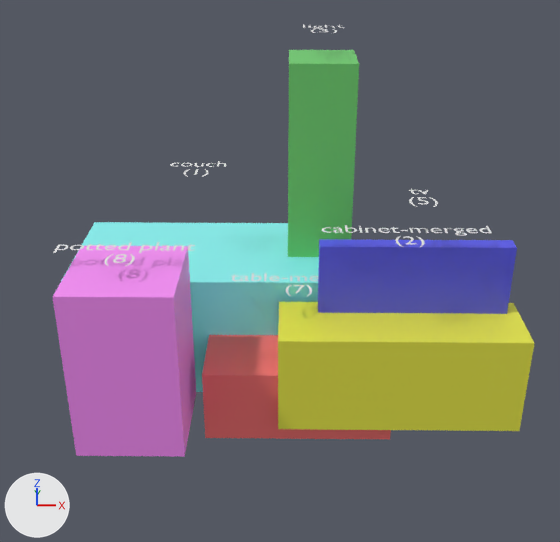
Renders of the Blender file inference/modules/output/reconstruction.blend from each side of a commit.
Camera for both pictures: a 50 mm camera at (0.05, -2.55, 2.32) aimed at (0.0, 1.38, 0.34). The axes (+X, +Y, +Z) are drawn at lower left. The lights are the same throughout. The older version comes first.

The scene before the commit, as lines of its bpy script (objects in view):
```python
ob_cabinet_merged_2 = bpy.data.objects.new('cabinet-merged_2', me_cube_001)
ob_cabinet_merged_2.location = (0.696, 1.303, -0.237)
ob_couch_1 = bpy.data.objects.new('couch_1', me_cube)
ob_couch_1.location = (-0.515, 2.024, -0.233)
ob_light_3 = bpy.data.objects.new('light_3', me_cube_002)
ob_light_3.location = (0.247, 2.129, 0.586)
ob_potted_plant_8 = bpy.data.objects.new('potted plant_8', me_cube_005)
ob_potted_plant_8.location = (-0.816, 1.113, -0.022)
ob_table_merged_7 = bpy.data.objects.new('table-merged_7', me_cube_004)
ob_table_merged_7.location = (0.111, 1.435, -0.427)
ob_text = bpy.data.objects.new('Text', txt_text)
ob_text.location = (-0.515, 2.024, 0.727)
ob_text_001 = bpy.data.objects.new('Text.001', txt_text_001)
ob_text_001.location = (0.696, 1.303, 0.603)
ob_tv_5 = bpy.data.objects.new('tv_5', me_cube_003)
ob_tv_5.location = (0.776, 1.448, 0.111)
```
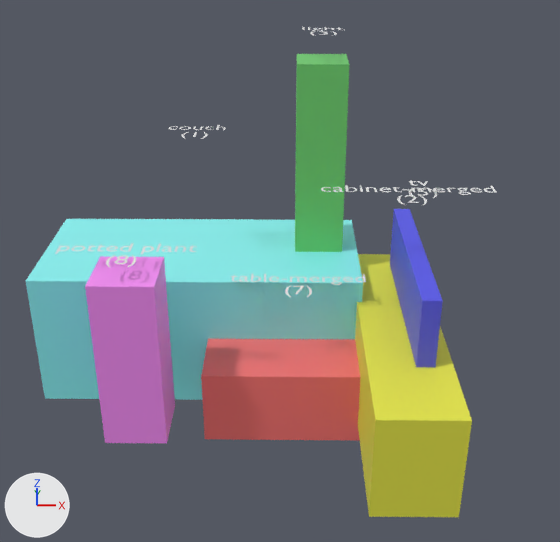
Where the newer file only moved an object's origin or applied its transform, the numbers keep the older frame.

What differs and where, as boxes [x1, y1, x2, y2] in the pictures (560 x 542 px):
'cabinet-merged_2', reshaped (54% narrower, 103% taller)
    before: [278, 302, 535, 431]
    after: [355, 254, 472, 517]
'couch_1', rescaled (31% wider, 6% taller)
    before: [61, 222, 319, 392]
    after: [26, 219, 363, 400]
'potted plant_8', rescaled (37% narrower, 12% shorter)
    before: [53, 246, 196, 457]
    after: [85, 257, 175, 443]
'tv_5', reshaped
    before: [318, 239, 517, 314]
    after: [390, 209, 443, 367]
'table-merged_7', moved
    before: [202, 335, 391, 439]
    after: [201, 339, 360, 441]
'light_3', rescaled (22% narrower)
    before: [288, 50, 359, 257]
    after: [295, 54, 350, 252]
'Text.001', moved
    before: [322, 225, 492, 247]
    after: [321, 185, 496, 205]
'Text.005', moved
    before: [53, 242, 195, 266]
    after: [55, 243, 197, 267]
'Text.004', moved
    before: [232, 273, 318, 296]
    after: [231, 274, 366, 297]
'Text', moved
    before: [171, 161, 226, 177]
    after: [168, 125, 226, 139]
'Text.003', moved
    before: [408, 189, 438, 207]
    after: [408, 180, 438, 198]
'Text.002', moved
    before: [303, 25, 345, 33]
    after: [302, 27, 340, 36]

Edits to the bpy script that builds the scene:
```text
Change me_cube:
    remove me_cube.from_pydata(...)  # 8 vertices, 6 faces; spans x -0.8..0.8, y -0.45..0.45, z -0.4..0.4
    add me_cube.from_pydata(...)  # 8 vertices, 6 faces; spans x -1.0..1.0, y -0.47..0.47, z -0.43..0.43
    me_cube part 1: the whole mesh is scaled about its middle by (1.25, 1.06, 1.06)
Change me_cube_001:
    remove me_cube_001.from_pydata(...)  # 8 vertices, 6 faces; spans x -0.7..0.7, y -0.225..0.225, z -0.3..0.3
    add me_cube_001.from_pydata(...)  # 8 vertices, 6 faces; spans x -0.235..0.215, y -0.918..0.882, z -0.297..0.303
    me_cube_001 part 2
    me_cube_001.vertices[0].co: (-0.7, -0.225, -0.3) -> (0.215, -0.918, -0.297)  # pixel (278, 429) -> pixel (458, 517)
    me_cube_001.vertices[1].co: (-0.7, -0.225, 0.3) -> (0.215, -0.918, 0.303)  # pixel (278, 341) -> pixel (472, 420)
    me_cube_001.vertices[2].co: (-0.7, 0.225, -0.3) -> (-0.235, -0.918, -0.297)  # not seen -> pixel (368, 516)
    me_cube_001.vertices[3].co: (-0.7, 0.225, 0.3) -> (-0.235, -0.918, 0.303)  # pixel (279, 301) -> pixel (375, 420)
    me_cube_001.vertices[4].co: (0.7, -0.225, -0.3) -> (0.215, 0.882, -0.297)  # pixel (519, 431) -> not seen
    me_cube_001.vertices[5].co: (0.7, -0.225, 0.3) -> (0.215, 0.882, 0.303)  # pixel (534, 343) -> not seen
    me_cube_001.vertices[6].co: (0.7, 0.225, -0.3) -> (-0.235, 0.882, -0.297)
    me_cube_001.vertices[7].co: (0.7, 0.225, 0.3) -> (-0.235, 0.882, 0.303)  # pixel (513, 302) -> not seen
Change me_cube_002:
    remove me_cube_002.from_pydata(...)  # 8 vertices, 6 faces; spans x -0.2..0.2, y -0.2..0.2, z -0.8..0.8
    add me_cube_002.from_pydata(...)  # 8 vertices, 6 faces; spans x -0.15..0.15, y -0.15..0.15, z -0.8..0.8
    me_cube_002 part 3: the whole mesh is scaled about its middle by (0.75, 0.75, 1)
Change me_cube_003:
    remove me_cube_003.from_pydata(...)  # 8 vertices, 6 faces; spans x -0.55..0.55, y -0.05..0.05, z -0.375..0.375
    add me_cube_003.from_pydata(...)  # 8 vertices, 6 faces; spans x -0.061..0.039, y -0.62..0.58, z -0.352..0.348
    me_cube_003 part 4
    me_cube_003.vertices[0].co: (-0.55, -0.05, -0.375) -> (0.039, -0.62, -0.352)
    me_cube_003.vertices[1].co: (-0.55, -0.05, 0.375) -> (0.039, -0.62, 0.348)  # pixel (319, 246) -> pixel (442, 300)
    me_cube_003.vertices[2].co: (-0.55, 0.05, -0.375) -> (-0.061, -0.62, -0.352)
    me_cube_003.vertices[3].co: (-0.55, 0.05, 0.375) -> (-0.061, -0.62, 0.348)  # pixel (319, 239) -> pixel (422, 300)
    me_cube_003.vertices[4].co: (0.55, -0.05, -0.375) -> (0.039, 0.58, -0.352)
    me_cube_003.vertices[5].co: (0.55, -0.05, 0.375) -> (0.039, 0.58, 0.348)  # pixel (517, 247) -> pixel (409, 208)
    me_cube_003.vertices[6].co: (0.55, 0.05, -0.375) -> (-0.061, 0.58, -0.352)
    me_cube_003.vertices[7].co: (0.55, 0.05, 0.375) -> (-0.061, 0.58, 0.348)  # pixel (512, 240) -> pixel (393, 208)
Change me_cube_005:
    remove me_cube_005.from_pydata(...)  # 8 vertices, 6 faces; spans x -0.3..0.3, y -0.3..0.3, z -0.5..0.5
    add me_cube_005.from_pydata(...)  # 8 vertices, 6 faces; spans x -0.175..0.175, y -0.175..0.175, z -0.5..0.5
    me_cube_005 part 5: the whole mesh is scaled about its middle by (0.583, 0.583, 1)
Change ob_couch_1:
    ob_couch_1.location: (-0.515, 2.024, -0.233) -> (-0.508, 1.996, -0.23)
Change ob_light_3:
    ob_light_3.location: (0.247, 2.129, 0.586) -> (0.243, 2.099, 0.578)
Change ob_table_merged_7:
    ob_table_merged_7.location: (0.111, 1.435, -0.427) -> (0.11, 1.415, -0.421)
Change ob_potted_plant_8:
    ob_potted_plant_8.location: (-0.816, 1.113, -0.022) -> (-0.804, 1.097, -0.021)
Change ob_text:
    ob_text.location: (-0.515, 2.024, 0.727) -> (-0.508, 1.996, 0.97)
Change ob_text_001:
    ob_text_001.location: (0.696, 1.303, 0.603) -> (0.687, 1.285, 0.846)
Change ob_text_002:
    ob_text_002.location: (0.247, 2.129, 1.546) -> (0.243, 2.099, 1.538)
Change ob_text_003:
    ob_text_003.location: (0.776, 1.448, 0.771) -> (0.765, 1.428, 0.83)
Change ob_text_004:
    ob_text_004.location: (0.111, 1.435, 0.233) -> (0.11, 1.415, 0.239)
Change ob_text_005:
    ob_text_005.location: (-0.816, 1.113, 0.578) -> (-0.804, 1.097, 0.579)
```
